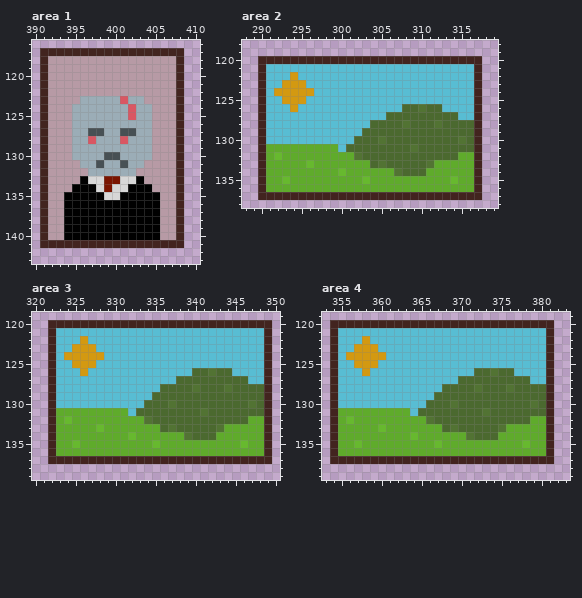
Pixel-art file: Game_House_asets.aseprite. The first picture shows the starting point.
889x1000 pixels, 1 frame. Colours within 5 levels of each other are drawn and written as one. Shown: area 1: x 390..410, y 116..143; area 2: x 288..319, y 118..138; area 3: x 320..350, y 119..139; area 4: x 353..383, y 119..139. The commit also changed other parts of the picture, which this record leaves out.
New version:
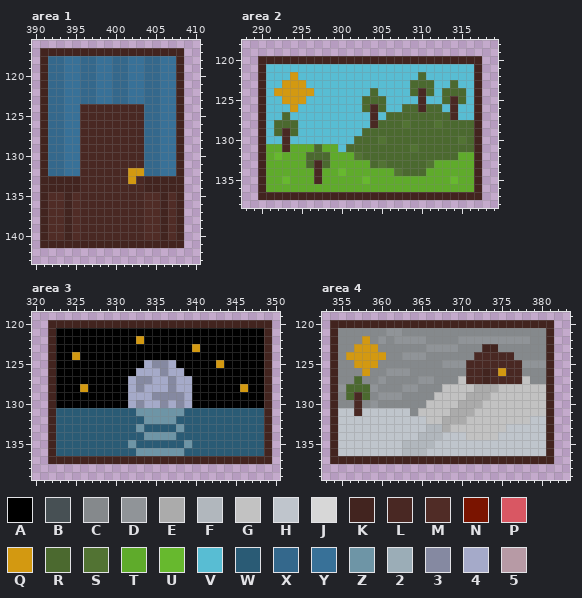
Palette (. is transparent): A #000000  B #475054  C #85898c  D #909498  E #ababab  F #b1b7bd  G #c2c2c2  H #bfc5cc  J #d7d7d7  K #42241f  L #492823  M #502c26  N #7a1400  P #d95763  Q #d39911  R #4b692f  S #527333  T #5fab2b  U #67b92e  V #58bdd3  W #2a5b75  X #34688c  Y #387198  Z #6e95a6  2 #9badb7  3 #8589a1  4 #a5aac9  5 #b79aa5
Changes in this commit:
--- area 1
@@ x 390..410 @@
 117 .KKKKKKKKKKKKKKKKKK..
-118 .K5555555555555555K..
-119 .K5555555555555555K..
-120 .K5555555555555555K..
-121 .K5555555555555555K..
-122 .K5555555555555555K..
-123 .K555522222P225555K..
-124 .K5552222222P22555K..
-125 .K5552222222P22555K..
-126 .K5552222222222555K..
-127 .K55522BB22BB22555K..
-128 .K55522P222P222555K..
-129 .K5552222222222555K..
-130 .K5552222BB2222555K..
-131 .K555522B22B225555K..
-132 .K5555522222255555K..
-133 .K5555AJJNNJJA5555K..
-134 .K555AAAJNJJAAA555K..
-135 .K55AAAAAJJAAAAA55K..
-136 .K55AAAAAAAAAAAA55K..
-137 .K55AAAAAAAAAAAA55K..
-138 .K55AAAAAAAAAAAA55K..
-139 .K55AAAAAAAAAAAA55K..
-140 .K55AAAAAAAAAAAA55K..
+118 .KXXYYXXYYXXYYXXYYK..
+119 .KXXYYXXYYXXYYXXYYK..
+120 .KXXYYXXYYXXYYXXYYK..
+121 .KXXYYXXYYXXYYXXYYK..
+122 .KXXYYXXYYXXYYXXYYK..
+123 .KXXYYXXYYXXYYXXYYK..
+124 .KXXYYLLLLLLLLXXYYK..
+125 .KXXYYLLLLLLLLXXYYK..
+126 .KXXYYLLLLLLLLXXYYK..
+127 .KXXYYLLLLLLLLXXYYK..
+128 .KXXYYLLLLLLLLXXYYK..
+129 .KXXYYLLLLLLLLXXYYK..
+130 .KXXYYLLLLLLLLXXYYK..
+131 .KXXYYLLLLLLLLXXYYK..
+132 .KXXYYLLLLLLQQXXYYK..
+133 .KKKKKLLLLLLQLKKKKK..
+134 .KKKKKLLLLLLLLKKKKK..
+135 .KMMKMLLLLLLLLMMKMK..
+136 .KMMKMLLLLLLLLMMKMK..
+137 .KMMKMLLLLLLLLMMKMK..
+138 .KMMKMLLLLLLLLMMKMK..
+139 .KMMKMLLLLLLLLMMKMK..
+140 .KMMKMLLLLLLLLMMKMK..
 141 .KKKKKKKKKKKKKKKKKK..
--- area 2
@@ x 288..319 @@
 121 ..KVVVVVVVVVVVVVVVVVVVVVVVVVVK..
-122 ..KVVVQVVVVVVVVVVVVVVVVVVVVVVK..
-123 ..KVVQQQVVVVVVVVVVVVVVVVVVVVVK..
-124 ..KVQQQQQVVVVVVVVVVVVVVVVVVVVK..
-125 ..KVVQQQVVVVVVVVVVVVVVVVVVVVVK..
-126 ..KVVVQVVVVVVVVVVVVVRRSRRVVVVK..
-127 ..KVVVVVVVVVVVVVVVRRRRRRRRRVVK..
-128 ..KVVVVVVVVVVVVVRRRRSRRRSRRRRK..
-129 ..KVVVVVVVVVVVVRRRRRRRRRRRRRRK..
-130 ..KVVVVVVVVVVVRRRSRRRRRRRRRSRK..
-131 ..KTTTTTTTTTVRRRRRRRRSRRRRRRRK..
-132 ..KTUTTTTTTTTTSRRRRRRRRRRRRTTK..
-133 ..KTTTTTUTTTTTTTRSRRRRRSTTTTTK..
-134 ..KTTTTTTTTTUTTTTTTSRRRTTTTTTK..
-135 ..KTTUTTTTTTTTTUTTTTTTTTTTUTTK..
+122 ..KVVVQVVVVVVVVVVVVVVVRVVVVVVK..
+123 ..KVVQQQVVVVVVVVVVVVVRRRVVRVVK..
+124 ..KVQQQQQVVVVVVVRVVVVRLRVRRRVK..
+125 ..KVVQQQVVVVVVVRRRVVVVLVVRLRVK..
+126 ..KVVVQVVVVVVVVRLRVVRRLRRVLVVK..
+127 ..KVVRVVVVVVVVVVLVRRRRRRRRLVVK..
+128 ..KVRRRVVVVVVVVVLRRRSRRRSRRRRK..
+129 ..KVRLRVVVVVVVVRRRRRRRRRRRRRRK..
+130 ..KVVLVVVVVVVVRRRSRRRRRRRRRSRK..
+131 ..KTTLTTTRTTVRRRRRRRRSRRRRRRRK..
+132 ..KTUTTTRRRTTTSRRRRRRRRRRRRTTK..
+133 ..KTTTTTRLRTTTTTRSRRRRRSTTTTTK..
+134 ..KTTTTTTLTTUTTTTTTSRRRTTTTTTK..
+135 ..KTTUTTTLTTTTTUTTTTTTTTTTUTTK..
 136 ..KTTTTTTTTTTTTTTTTTTTTTTTTTTK..
--- area 3
@@ x 320..350 @@
 120 ..KKKKKKKKKKKKKKKKKKKKKKKKKKKK.
-121 ..KVVVVVVVVVVVVVVVVVVVVVVVVVVK.
-122 ..KVVVQVVVVVVVVVVVVVVVVVVVVVVK.
-123 ..KVVQQQVVVVVVVVVVVVVVVVVVVVVK.
-124 ..KVQQQQQVVVVVVVVVVVVVVVVVVVVK.
-125 ..KVVQQQVVVVVVVVVVVVVVVVVVVVVK.
-126 ..KVVVQVVVVVVVVVVVVVRRSRRVVVVK.
-127 ..KVVVVVVVVVVVVVVVRRRRRRRRRVVK.
-128 ..KVVVVVVVVVVVVVRRRRSRRRSRRRRK.
-129 ..KVVVVVVVVVVVVRRRRRRRRRRRRRRK.
-130 ..KVVVVVVVVVVVRRRSRRRRRRRRRSRK.
-131 ..KTTTTTTTTTVRRRRRRRRSRRRRRRRK.
-132 ..KTUTTTTTTTTTSRRRRRRRRRRRRTTK.
-133 ..KTTTTTUTTTTTTTRSRRRRRSTTTTTK.
-134 ..KTTTTTTTTTUTTTTTTSRRRTTTTTTK.
-135 ..KTTUTTTTTTTTTUTTTTTTTTTTUTTK.
-136 ..KTTTTTTTTTTTTTTTTTTTTTTTTTTK.
+121 ..KAAAAAAAAAAAAAAAAAAAAAAAAAAK.
+122 ..KAAAAAAAAAAQAAAAAAAAAAAAAAAK.
+123 ..KAAAAAAAAAAAAAAAAAQAAAAAAAAK.
+124 ..KAAQAAAAAAAAAAAAAAAAAAAAAAAK.
+125 ..KAAAAAAAAAAA4334AAAAAQAAAAAK.
+126 ..KAAAAAAAAAA444344AAAAAAAAAAK.
+127 ..KAAAAAAAAA43344344AAAAAAAAAK.
+128 ..KAAAQAAAAA43444344AAAAAAQAAK.
+129 ..KAAAAAAAAA44433334AAAAAAAAAK.
+130 ..KAAAAAAAAA43443434AAAAAAAAAK.
+131 ..KWWWWWWWWWWZZZZZZWWWWWWWWWWK.
+132 ..KWWWWWWWWWWWZZZZWWWWWWWWWWWK.
+133 ..KWWWWWWWWWWZWWWWZWWWWWWWWWWK.
+134 ..KWWWWWWWWWWWZZZZWWWWWWWWWWWK.
+135 ..KWWWWWWWWWZWWWWWWZWWWWWWWWWK.
+136 ..KWWWWWWWWWWZZZZZZWWWWWWWWWWK.
 137 ..KKKKKKKKKKKKKKKKKKKKKKKKKKKK.
--- area 4
@@ x 353..383 @@
 120 .KKKKKKKKKKKKKKKKKKKKKKKKKKKK..
-121 .KVVVVVVVVVVVVVVVVVVVVVVVVVVK..
-122 .KVVVQVVVVVVVVVVVVVVVVVVVVVVK..
-123 .KVVQQQVVVVVVVVVVVVVVVVVVVVVK..
-124 .KVQQQQQVVVVVVVVVVVVVVVVVVVVK..
-125 .KVVQQQVVVVVVVVVVVVVVVVVVVVVK..
-126 .KVVVQVVVVVVVVVVVVVRRSRRVVVVK..
-127 .KVVVVVVVVVVVVVVVRRRRRRRRRVVK..
-128 .KVVVVVVVVVVVVVRRRRSRRRSRRRRK..
-129 .KVVVVVVVVVVVVRRRRRRRRRRRRRRK..
-130 .KVVVVVVVVVVVRRRSRRRRRRRRRSRK..
-131 .KTTTTTTTTTVRRRRRRRRSRRRRRRRK..
-132 .KTUTTTTTTTTTSRRRRRRRRRRRRTTK..
-133 .KTTTTTUTTTTTTTRSRRRRRSTTTTTK..
-134 .KTTTTTTTTTUTTTTTTSRRRTTTTTTK..
-135 .KTTUTTTTTTTTTUTTTTTTTTTTUTTK..
-136 .KTTTTTTTTTTTTTTTTTTTTTTTTTTK..
+121 .KCCCCCCDDCCCCCCCCCCCCCCCCCCK..
+122 .KCCCQCDCDDDDCCCCDDDDDDDDDCCK..
+123 .KCCQQQCCCCCCDDDDCCCKKCCCCCCK..
+124 .KCQQQQQCCDDDCCCCCCLLLLLCCCCK..
+125 .KCCQQQCCCCCCCCDDDLLLLLLLDDDK..
+126 .KCCCQCCDDDCCCCCCCLLKLQLLCCCK..
+127 .KCCRCCDCCCCDDCCCGLLKLLLLGCCK..
+128 .KDRRRDCCCDDCCCGGGGEEEGGGGGGK..
+129 .KCRLRCDDDCCCCGGGGEEEGGGGGGGK..
+130 .KCCLCDCCCCCCGGGGEEEGGGGGGGGK..
+131 .KHHLHHHHHHCGGGGEEEGGGGGGGGGK..
+132 .KHHHHHHHHHHHGGEEEGGGGGGGGHHK..
+133 .KHHHHHHHHHHHFFEGGGGGGGHHHHHK..
+134 .KHHHHHHHHHHFFFHHHGGGGHHHHHHK..
+135 .KHHHHHHHHFFFFHHHHHHHHHHHHHHK..
+136 .KHHHHHHHHFFFHHHHHHHHHHHHHHHK..
 137 .KKKKKKKKKKKKKKKKKKKKKKKKKKKK..
Where, in picture pixels (left, top, right, bottom), the same in both pictures:
changed: (48, 56, 176, 240)
changed: (410, 72, 466, 120)
changed: (362, 88, 386, 128)
changed: (274, 112, 330, 184)
changed: (56, 328, 264, 456)
changed: (338, 328, 546, 456)
